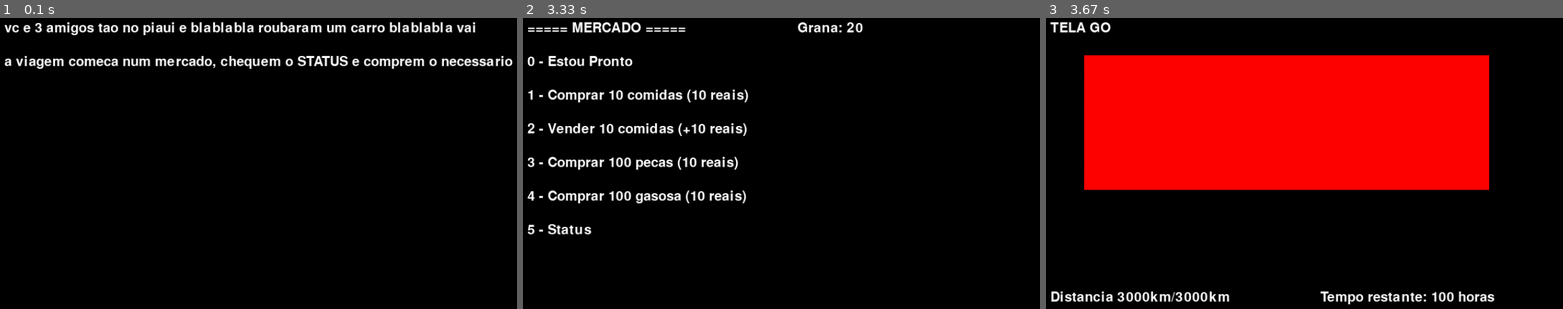
Above: before the commit, frames 1-3 (left to right).
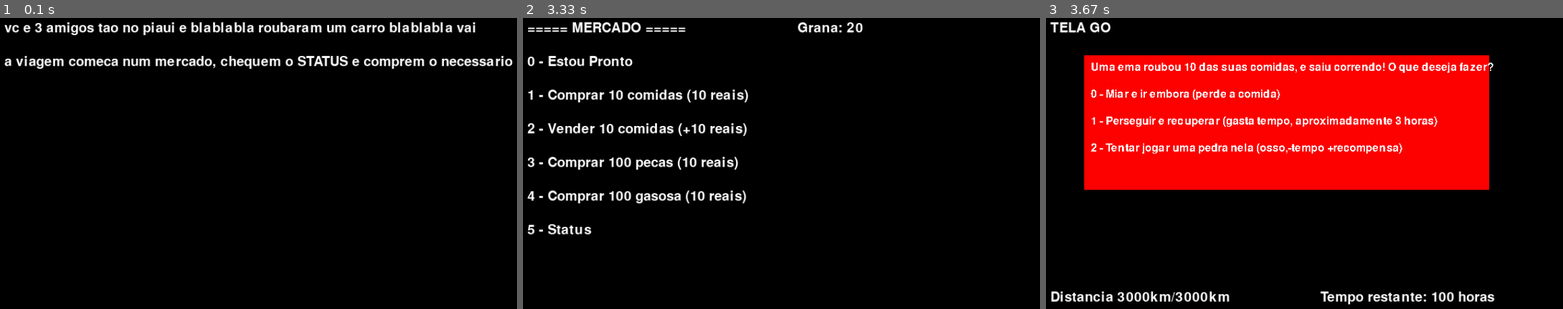
Above: after the commit, the same moments.

Repository: Fattson/Star-Wars-Trail
Game: pygame game, started from testeInterface.py
The game is run twice, just before and just after one commit, with the same random seed, the same clock (stepped at 60 frames per second) and the same inputs.
Inputs:
- Up to frame 1 (0.1 s): no input
- Up to frame 2 (3.33 s): no input
- Up to frame 3 (3.67 s): tap 0 at 3.33 s

Frames 1-2 are identical in both runs. In frame 3, 3.6% of the frame differs, in the area x 8-87%, y 15-47%.

Commit message:
quando criança só pensava em ser bandido

Diff:
--- a/testeInterface.py
+++ b/testeInterface.py
@@ -58,6 +58,7 @@
 x,y = (100,100)
 #bg = image.load("bg.png").convert() # define uma imagem bg
 fonte = font.Font(None, 30) # define uma fonte
+fontePeq = font.Font(None, 24)
 
 screen.fill((0,0,0)) # pinta a tela de preto
 clock = time.Clock() # cria o reloginho
@@ -108,10 +109,10 @@
 
 go = fonte.render("TELA GO",1,(255,255,255))
 
-ema = fonte.render("Uma ema roubou 10 das suas comidas, e saiu correndo! O que deseja fazer?",1,(255,255,255))
-ema_menu1 = fonte.render("0 - Miar e ir embora (perde a comida)",1,(255,255,255))
-ema_menu2 = fonte.render("1 - Perseguir e recuperar (gasta tempo, aproximadamente 3 horas)",1,(255,255,255))
-ema_menu3 = fonte.render("2 - Tentar jogar uma pedra nela (osso, mas instantaneo e mata o bixo, dando mais comida)",1,(255,255,255))
+ema0 = fontePeq.render("Uma ema roubou 10 das suas comidas, e saiu correndo! O que deseja fazer?",0,(255,255,255))
+ema_menu1 = fontePeq.render("0 - Miar e ir embora (perde a comida)",0,(255,255,255))
+ema_menu2 = fontePeq.render("1 - Perseguir e recuperar (gasta tempo, aproximadamente 3 horas)",0,(255,255,255))
+ema_menu3 = fontePeq.render("2 - Tentar jogar uma pedra nela (osso,-tempo +recompensa)",0,(255,255,255))
 
 def getTempoDist(jog): # retorna o tempo e a distancia restantes (em forma de caixa de texto pygame)
     dist = "Distancia " + str(jog.distancia) + "km/3000km"
@@ -631,6 +632,10 @@
         if e.type == QUIT:
             exit()
 
+        screen.blit(ema0,(160,160))
+        screen.blit(ema_menu1,(160,200))
+        screen.blit(ema_menu2,(160,240))
+        screen.blit(ema_menu3,(160,280))
 
 
         display.update()
